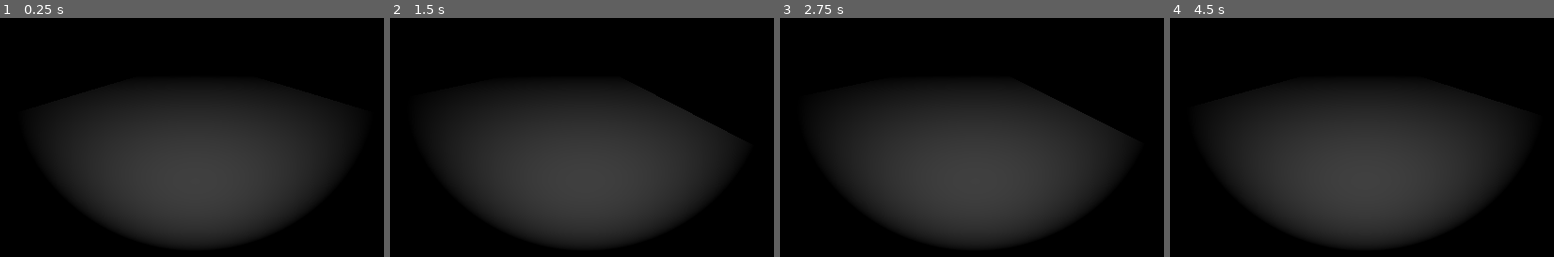
Above: before the commit, frames 1-4 (left to right).
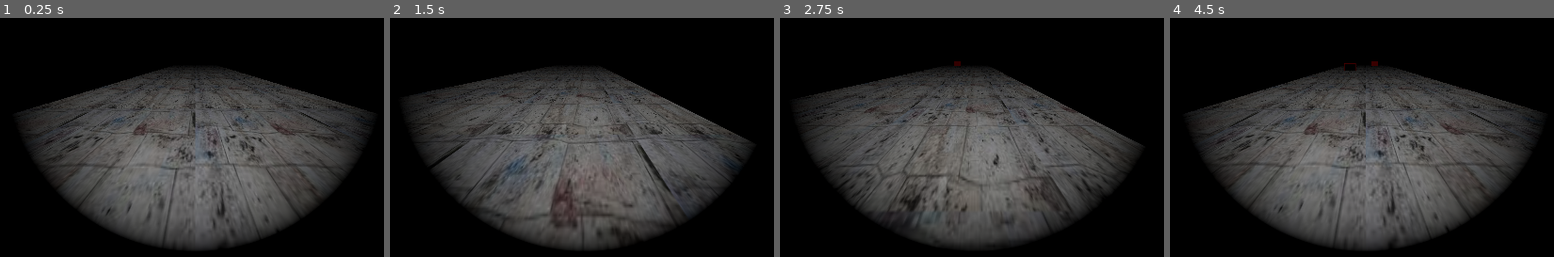
Above: after the commit, the same moments.

Repository: dedalenin/runner
Game: Godot game, scene res://main.tscn
Same seed, same stepped clock (60 frames per second), same inputs: the game is played once before the commit and once after it.
Inputs:
- Up to frame 1 (0.25 s): no input
- Up to frame 2 (1.5 s): hold D (ui_right) 0.53-1.28 s; tap Space (ui_accept) at 0.77 s; hold S (ui_down) from 1.28 s (still down)
- Up to frame 3 (2.75 s): tap Space (ui_accept) at 1.52 s; release S (ui_down) at 2.03 s; hold D (ui_right) from 2.03 s (still down)
- Up to frame 4 (4.5 s): tap Space (ui_accept) at 3.02, 3.77 s; release D (ui_right) at 3.53 s; hold A (ui_left) from 3.53 s (still down)

The runs differ from the first frame. In frame 1, 40% of the frame differs, in the area x 6-96%, y 20-96%; in frame 2, 36%; in frame 3, 34%; in frame 4, 40%, in the area x 7-97%, y 18-96%.

Commit message:
Update player and world manager logic, add floor texture

Diff:
--- a/player.gd
+++ b/player.gd
@@ -26,31 +26,62 @@
 const SHAKE_INTENSITY: float = 0.08
 const SHAKE_DURATION: float = 0.15
 
+# === Head Bobbing ===
+const BOB_SPEED: float = 12.0
+const BOB_INTENSITY: float = 0.05
+
 # === Состояние ===
 var current_lane: int = 1          # 0=лево, 1=центр, 2=право
 var camera: Camera3D
+var head: Node3D                   # контейнер для перемещений (полосы, прыжок, подкат)
+var bob: Node3D                    # контейнер для покачивания и тряски
 var is_jumping: bool = false
 var is_crouching: bool = false
 var is_switching_lane: bool = false
 
-
-# ============================================================
-# _ready — создаём только камеру
+# === Head Bobbing ===
+var bob_time: float = 0.0
+
+# ============================================================
+# _ready — создаём Head → Bob → Camera + фонарик
 # ============================================================
 func _ready() -> void:
+	# Head — контейнер для движения (полосы, прыжок, подкат)
+	head = Node3D.new()
+	head.name = "Head"
+	head.position = Vector3(LANE_X[current_lane], BASE_CAMERA_Y, 0.0)
+	add_child(head)
+
+	# Bob — контейнер для покачивания и тряски
+	bob = Node3D.new()
+	bob.name = "Bob"
+	head.add_child(bob)
+
+	# Камера
 	camera = Camera3D.new()
 	camera.name = "Camera3D"
 	camera.current = true
-	camera.position = Vector3(LANE_X[current_lane], BASE_CAMERA_Y, 0.0)
-	add_child(camera)
+	camera.position = Vector3(0, 0, 0)
+	bob.add_child(camera)
+
 	_setup_flashlight()
 
 
 # ============================================================
-# _process — только ввод (без физики)
-# ============================================================
-func _process(_delta: float) -> void:
+# _process — ввод, покачивание
+# ============================================================
+func _process(delta: float) -> void:
 	_handle_input()
+	_update_head_bob(delta)
+
+
+# ============================================================
+# Head Bobbing — синусоидальное покачивание камеры
+# ============================================================
+func _update_head_bob(delta: float) -> void:
+	bob_time += delta * BOB_SPEED
+	var bob_offset: float = sin(bob_time) * BOB_INTENSITY
+	bob.position.y = bob_offset
 
 
 # ============================================================
@@ -73,7 +104,7 @@
 
 
 # ============================================================
-# Смена полосы — Tween по X
+# Смена полосы — Tween по X (head)
 # ============================================================
 func _move_lane(direction: int) -> void:
 	var new_lane: int = clamp(current_lane + direction, 0, LANE_COUNT - 1)
@@ -85,11 +116,11 @@
 	var tween: Tween = create_tween()
 	tween.set_ease(Tween.EASE_OUT)
 	tween.set_trans(Tween.TRANS_CUBIC)
-	tween.tween_property(camera, "position:x", LANE_X[current_lane], LANE_SWITCH_DURATION)
-
-
-# ============================================================
-# Фейковый прыжок — Tween по Y + Shake на приземлении
+	tween.tween_property(head, "position:x", LANE_X[current_lane], LANE_SWITCH_DURATION)
+
+
+# ============================================================
+# Фейковый прыжок — Tween по Y (head) + Shake на приземлении
 # ============================================================
 func _do_jump() -> void:
 	is_jumping = true
@@ -99,11 +130,11 @@
 	tween.set_trans(Tween.TRANS_CUBIC)
 
 	# Вверх
-	tween.tween_property(camera, "position:y", JUMP_PEAK_Y, JUMP_UP_DURATION)
+	tween.tween_property(head, "position:y", JUMP_PEAK_Y, JUMP_UP_DURATION)
 
 	# Вниз
 	tween.set_ease(Tween.EASE_IN)
-	tween.tween_property(camera, "position:y", BASE_CAMERA_Y, JUMP_DOWN_DURATION)
+	tween.tween_property(head, "position:y", BASE_CAMERA_Y, JUMP_DOWN_DURATION)
 
 	# Ждём завершения, затем shake и разблокировка
 	tween.tween_callback(_on_jump_land)
@@ -115,13 +146,13 @@
 
 
 # ============================================================
-# Фейковый подкат — Tween вниз → пауза → Tween вверх
+# Фейковый подкат — Tween вниз → пауза → Tween вверх (head)
 # ============================================================
 func _do_crouch() -> void:
 	is_crouching = true
 
 	var down_tween: Tween = create_tween()
-	down_tween.tween_property(camera, "position:y", CROUCH_Y, CROUCH_DOWN_DURATION)
+	down_tween.tween_property(head, "position:y", CROUCH_Y, CROUCH_DOWN_DURATION)
 	down_tween.tween_callback(_crouch_hold)
 
 
@@ -129,16 +160,16 @@
 	await get_tree().create_timer(CROUCH_HOLD_DURATION).timeout
 
 	var up_tween: Tween = create_tween()
-	up_tween.tween_property(camera, "position:y", BASE_CAMERA_Y, CROUCH_UP_DURATION)
+	up_tween.tween_property(head, "position:y", BASE_CAMERA_Y, CROUCH_UP_DURATION)
 	up_tween.tween_callback(func(): is_crouching = false)
 
 
 # ============================================================
-# Camera Shake — лёгкая тряска на приземлении
+# Camera Shake — тряска на приземлении (bob)
 # ============================================================
 func _camera_shake() -> void:
 	var shake_tween: Tween = create_tween()
-	var original_pos: Vector3 = camera.position
+	var original_pos: Vector3 = bob.position
 
 	# Серия быстрых микро-смещений
 	var steps: int = 6
@@ -150,11 +181,11 @@
 			randf_range(-SHAKE_INTENSITY * 0.5, SHAKE_INTENSITY * 0.5),
 			0.0
 		)
-		shake_tween.tween_property(camera, "position",
+		shake_tween.tween_property(bob, "position",
 			original_pos + offset, step_duration)
 
-	# Возврат в исходную позицию
-	shake_tween.tween_property(camera, "position", original_pos, step_duration * 0.5)
+	# Возврат в исходную позицию (с bob-ом)
+	shake_tween.tween_property(bob, "position", original_pos, step_duration * 0.5)
 
 
 # ============================================================
@@ -163,8 +194,8 @@
 func _setup_flashlight() -> void:
 	var flashlight: SpotLight3D = SpotLight3D.new()
 	flashlight.name = "Flashlight"
-	flashlight.spot_range = 30.0
+	flashlight.spot_range = 80.0   # было 30.0 — теперь дальний свет
 	flashlight.spot_angle = 35.0
-	flashlight.light_energy = 3.0
+	flashlight.light_energy = 5.0  # было 3.0 — теперь ярче
 	flashlight.shadow_enabled = true
 	camera.add_child(flashlight)
--- a/world_manager.gd
+++ b/world_manager.gd
@@ -21,22 +21,34 @@
 # ============================================================
 func _ready() -> void:
 	_setup_environment()
-	_create_ground_segments()
+	var floor_material: StandardMaterial3D = _make_floor_material()
+	_create_ground_segments(floor_material)
 	_create_obstacle_timer()
 
 
 # ============================================================
+# Создание материала пола с текстурой
+# ============================================================
+func _make_floor_material() -> StandardMaterial3D:
+	var material: StandardMaterial3D = StandardMaterial3D.new()
+	var texture: Texture2D = load("res://floor_texture.jpg")
+	material.albedo_texture = texture
+	material.uv1_scale = Vector3(10, 10, 10)
+	return material
+
+
+# ============================================================
 # Спавн 6 сегментов пола
 # ============================================================
-func _create_ground_segments() -> void:
+func _create_ground_segments(floor_material: StandardMaterial3D) -> void:
 	for i in range(SEGMENT_COUNT):
-		var segment: Node3D = _make_ground_segment()
+		var segment: Node3D = _make_ground_segment(floor_material)
 		segment.position.z = 40.0 - i * SEGMENT_LENGTH
 		add_child(segment)
 		ground_segments.append(segment)
 
 
-func _make_ground_segment() -> Node3D:
+func _make_ground_segment(floor_material: StandardMaterial3D) -> Node3D:
 	var seg: Node3D = Node3D.new()
 	seg.name = "GroundSegment"
 
@@ -45,6 +57,7 @@
 	var box: BoxMesh = BoxMesh.new()
 	box.size = Vector3(10.0, 1.0, SEGMENT_LENGTH + 0.5)
 	mesh_instance.mesh = box
+	mesh_instance.material_override = floor_material
 	seg.add_child(mesh_instance)
 
 	var collision_shape: CollisionShape3D = CollisionShape3D.new()
Binary file added: floor_texture.jpg
Not shown, added: floor_texture.jpg.import
